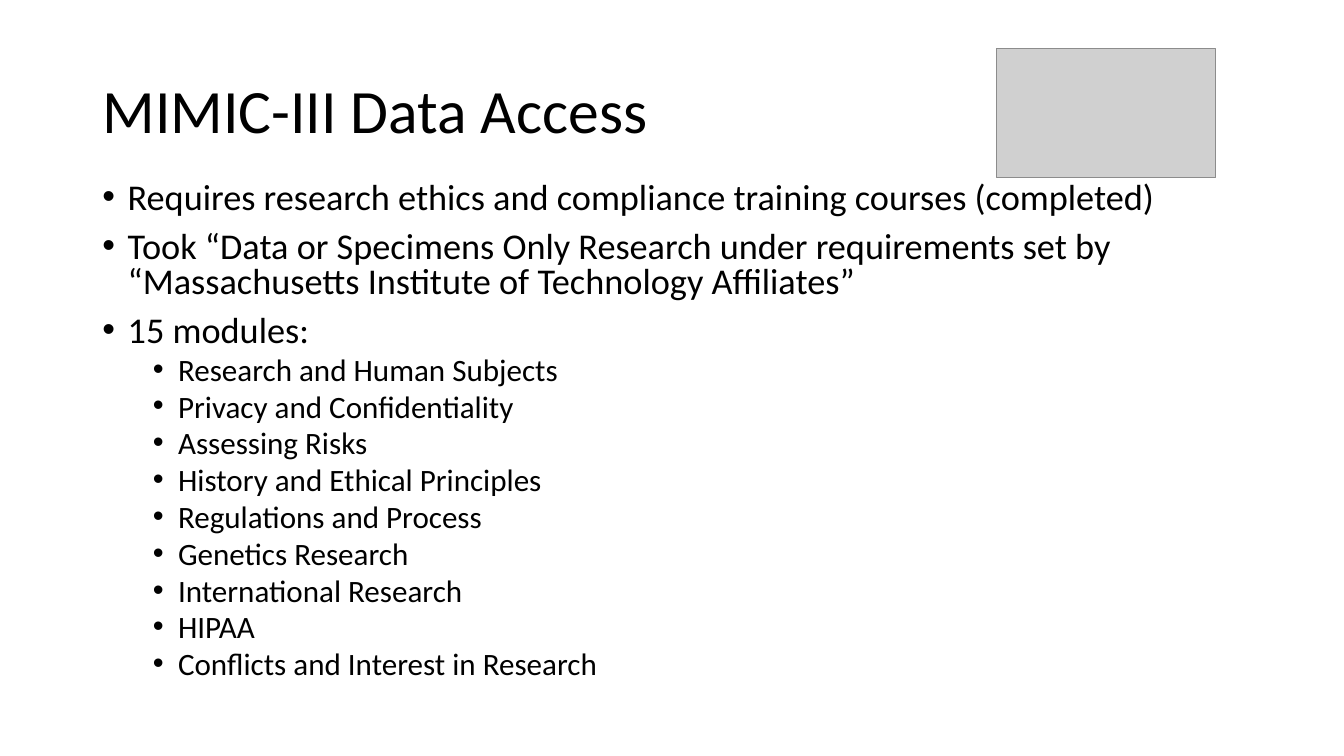
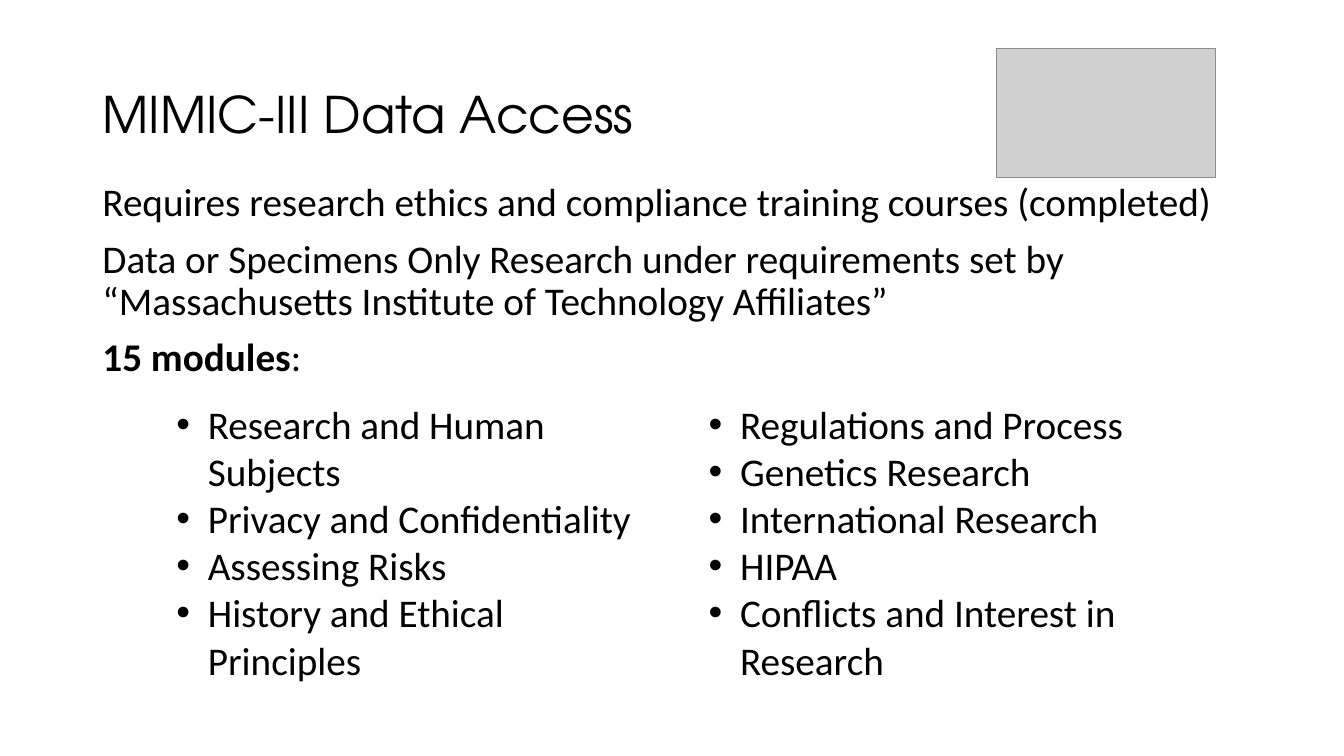
Before and after one commit to fmqbl/Predicting-Post-Procedural-Complications-Using-MIMICIII, a slide deck: slide 11 of ClinicalOutcomes.pptx. Drawn at 1344x756 pixels with LibreOffice and Linux fonts; fonts in the diff are those of the drawing; grey boxes stand for pictures. Boxes give left, top, right and bottom in pixels: in the first picture for what was removed or moved away, otherwise in the second. Text is boxed around its words. In the diff, an @@ line names an element or a change of style, - is before the commit and + after.

```diff
--- a/ClinicalOutcomes.pptx
+++ b/ClinicalOutcomes.pptx
@@ title "MIMIC-III Data Access" at (x1=102, y1=95, x2=633, y2=134): size 44 to 36 pt, font Calibri to TeX Gyre Adventor @@
@@ text at (x1=102, y1=187, x2=1210, y2=372): size 25.9 to 28 pt in "Requires research ethics and compliance training courses ...", "15 modules:"; bold on in "15 modules:"; bullet • to none; line spacing 0.8 to 0.9 @@
@@ text at (x1=102, y1=245, x2=1064, y2=322): text changed; size 25.9 to 28 pt @@
-• Took “Data or Specimens Only Research under requirements set by “Massachusetts Institute of Technology Affiliates”
+Data or Specimens Only Research under requirements set by “Massachusetts Institute of Technology Affiliates”
@@ text at (x1=178, y1=359, x2=597, y2=676): paragraphs removed @@
-  • Research and Human Subjects
-  • Privacy and Confidentiality
-  • Assessing Risks
-  • History and Ethical Principles
-  • Regulations and Process
-  • Genetics Research
-  • International Research
-  • HIPAA
-  • Conflicts and Interest in Research
@@ text added at (x1=208, y1=411, x2=1123, y2=682), 28 pt, text #000000 @@
+  • Research and Human Subjects
+  • Privacy and Confidentiality
+  • Assessing Risks
+  • History and Ethical Principles
+  • Regulations and Process
+  • Genetics Research
+  • International Research
+  • HIPAA
+  • Conflicts and Interest in Research
```
Also in this commit, not shown: 5 other slides changed, 19 slides added, 14 slides removed, 1 other file.
